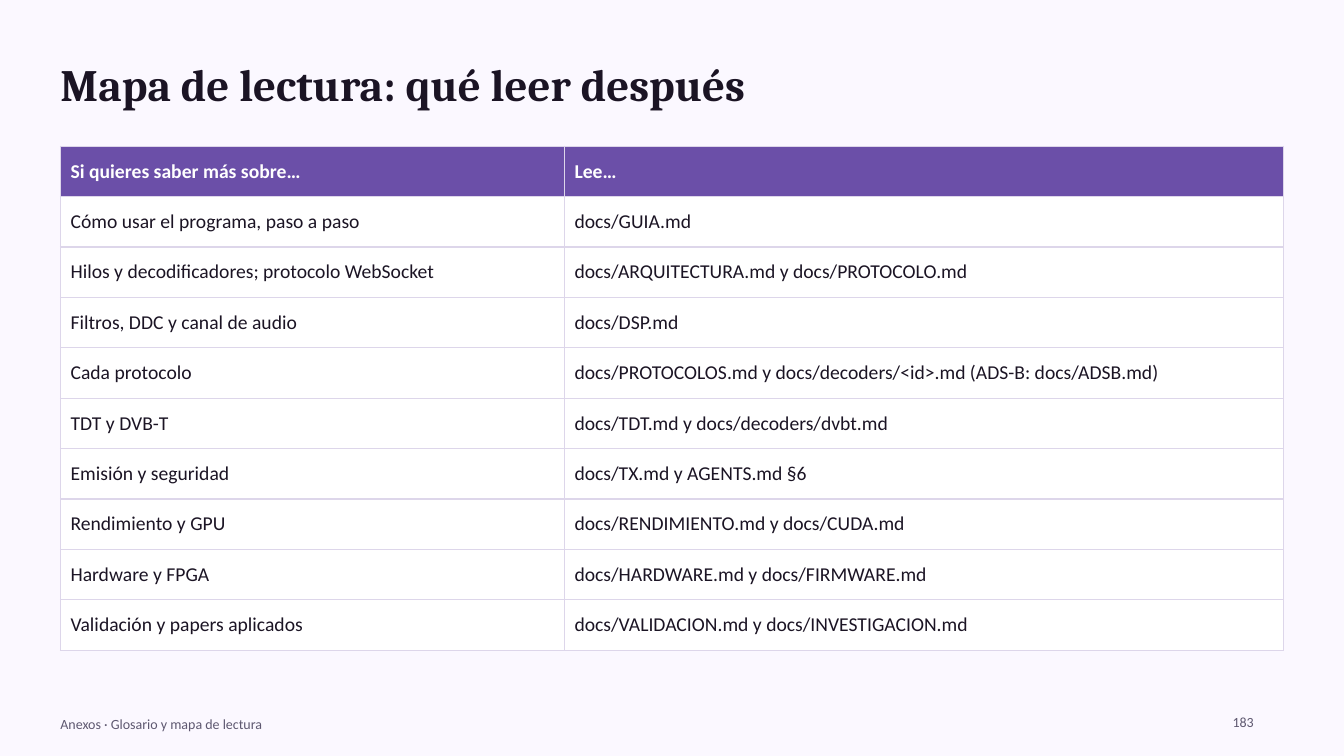
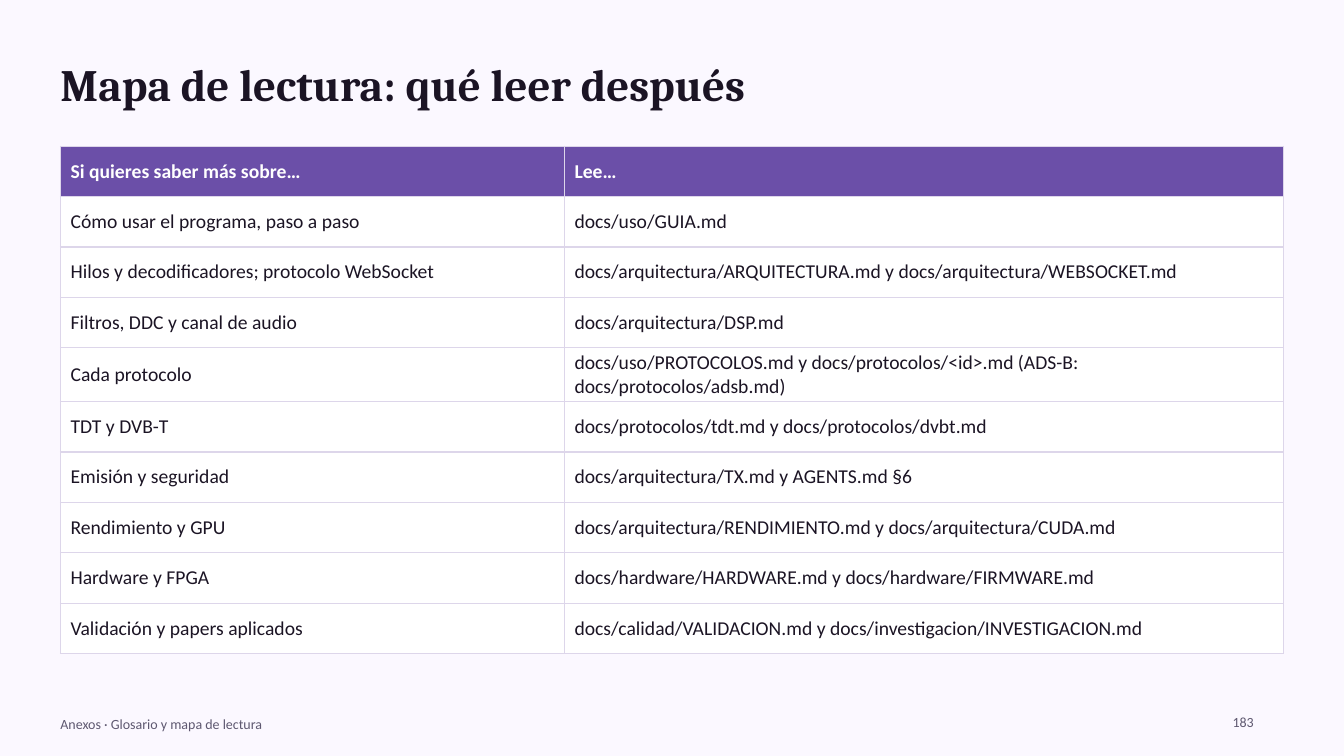
Before and after one commit to jlasherasTracasa/bladerf-suite, a slide deck: slide 183 of docs/presentacion/BladeRF_Lab.pptx. Drawn at 1344x756 pixels with LibreOffice and Linux fonts; fonts in the diff are those of the drawing. Boxes give left, top, right and bottom in pixels: in the first picture for what was removed or moved away, otherwise in the second. Text is boxed around its words. In the diff, an @@ line names an element or a change of style, - is before the commit and + after.

```diff
--- a/docs/presentacion/BladeRF_Lab.pptx
+++ b/docs/presentacion/BladeRF_Lab.pptx
@@ table at box(60, 146, 1284, 643) @@
-row 2, column 2: docs/GUIA.md
+row 2, column 2: docs/uso/GUIA.md
-row 3, column 2: docs/ARQUITECTURA.md y docs/PROTOCOLO.md
+row 3, column 2: docs/arquitectura/ARQUITECTURA.md y docs/arquitectura/WEBSOCKET.md
-row 4, column 2: docs/DSP.md
+row 4, column 2: docs/arquitectura/DSP.md
-row 5, column 2: docs/PROTOCOLOS.md y docs/decoders/<id>.md (ADS-B: docs/ADSB.md)
+row 5, column 2: docs/uso/PROTOCOLOS.md y docs/protocolos/<id>.md (ADS-B: docs/protocolos/adsb.md)
-row 6, column 2: docs/TDT.md y docs/decoders/dvbt.md
+row 6, column 2: docs/protocolos/tdt.md y docs/protocolos/dvbt.md
-row 7, column 2: docs/TX.md y AGENTS.md §6
+row 7, column 2: docs/arquitectura/TX.md y AGENTS.md §6
-row 8, column 2: docs/RENDIMIENTO.md y docs/CUDA.md
+row 8, column 2: docs/arquitectura/RENDIMIENTO.md y docs/arquitectura/CUDA.md
-row 9, column 2: docs/HARDWARE.md y docs/FIRMWARE.md
+row 9, column 2: docs/hardware/HARDWARE.md y docs/hardware/FIRMWARE.md
-row 10, column 2: docs/VALIDACION.md y docs/INVESTIGACION.md
+row 10, column 2: docs/calidad/VALIDACION.md y docs/investigacion/INVESTIGACION.md
```
Also in this commit, not shown: 24 other slides changed, 6 other files.
